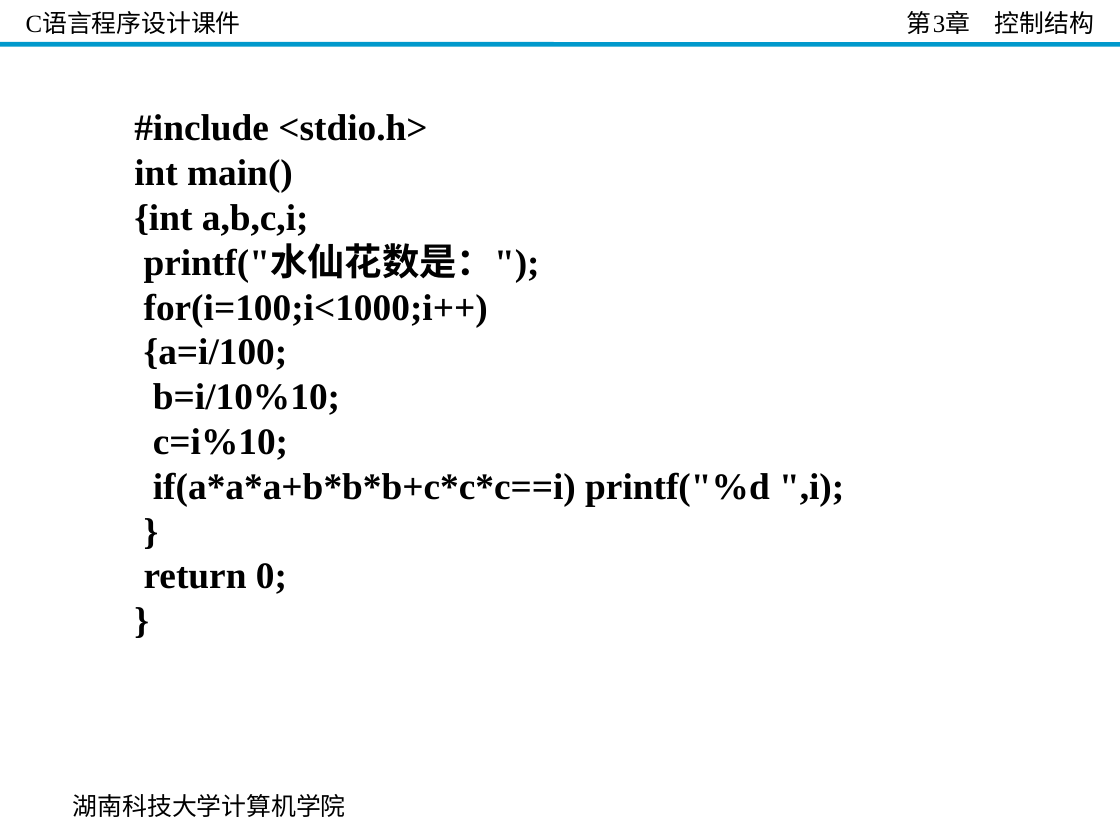
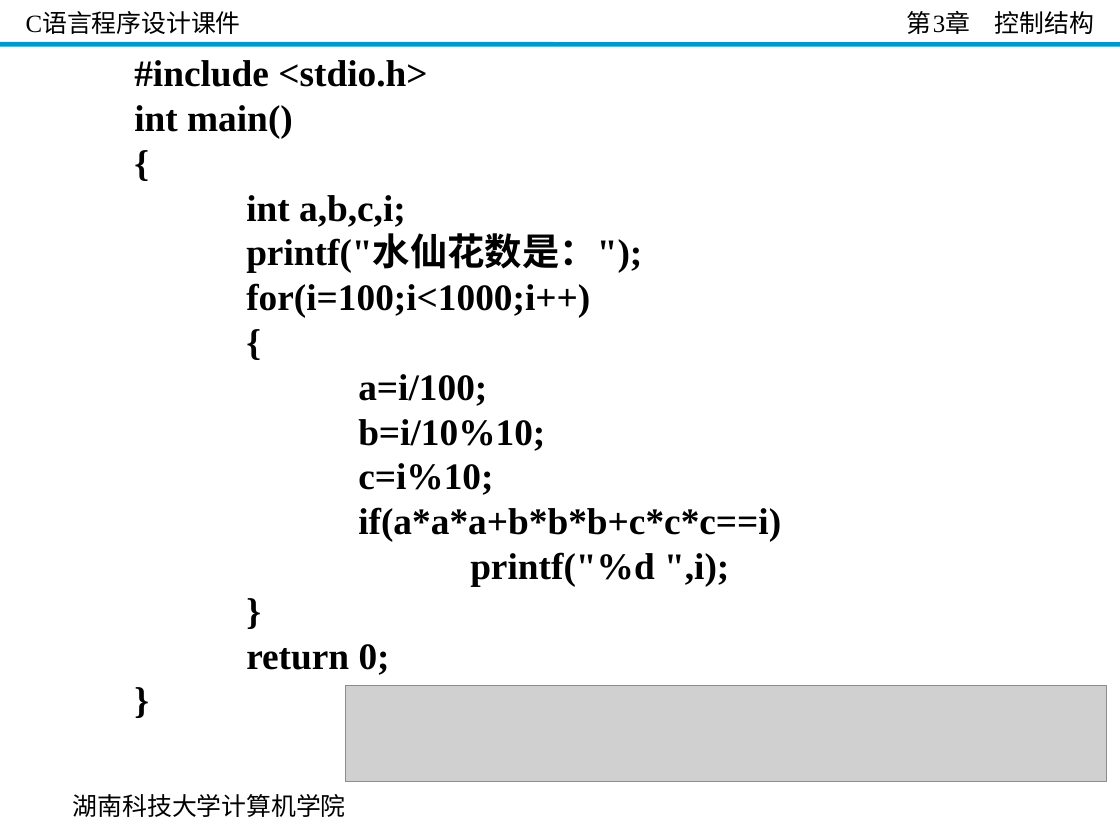
Before and after one commit to guoshengkang/guoshengkang.github.io, a slide deck: slide 63 of files/Slides_C_Programming/C语言程序设计__第3章.ppt. Drawn at 1120x840 pixels with LibreOffice and Linux fonts; fonts in the diff are those of the drawing; grey boxes stand for pictures; background and template pictures are left out. Boxes give left, top, right and bottom in pixels: in the first picture for what was removed or moved away, otherwise in the second. Text is boxed around its words. In the diff, an @@ line names an element or a change of style, - is before the commit and + after.

```diff
--- a/files/Slides_C_Programming/C语言程序设计__第3章.ppt
+++ b/files/Slides_C_Programming/C语言程序设计__第3章.ppt
@@ text "#include <stdio.h>": place and size @@
-text "#include <stdio.h>" at bbox=[134, 114, 844, 594]
+text "#include <stdio.h>" at bbox=[134, 60, 781, 675]
@@ text at bbox=[246, 195, 406, 227]: text changed @@
-{int a,b,c,i;
+{
+int a,b,c,i;
@@ text at bbox=[358, 374, 487, 406]: text changed @@
-{a=i/100;
+{
+a=i/100;
@@ text at bbox=[358, 507, 781, 586]: text changed @@
-if(a*a*a+b*b*b+c*c*c==i) printf("%d ",i);
+if(a*a*a+b*b*b+c*c*c==i)
+printf("%d ",i);
@@ picture added at bbox=[345, 685, 1107, 781] @@
```
Also in this commit, not shown: 55 other slides changed, 8 other files.
